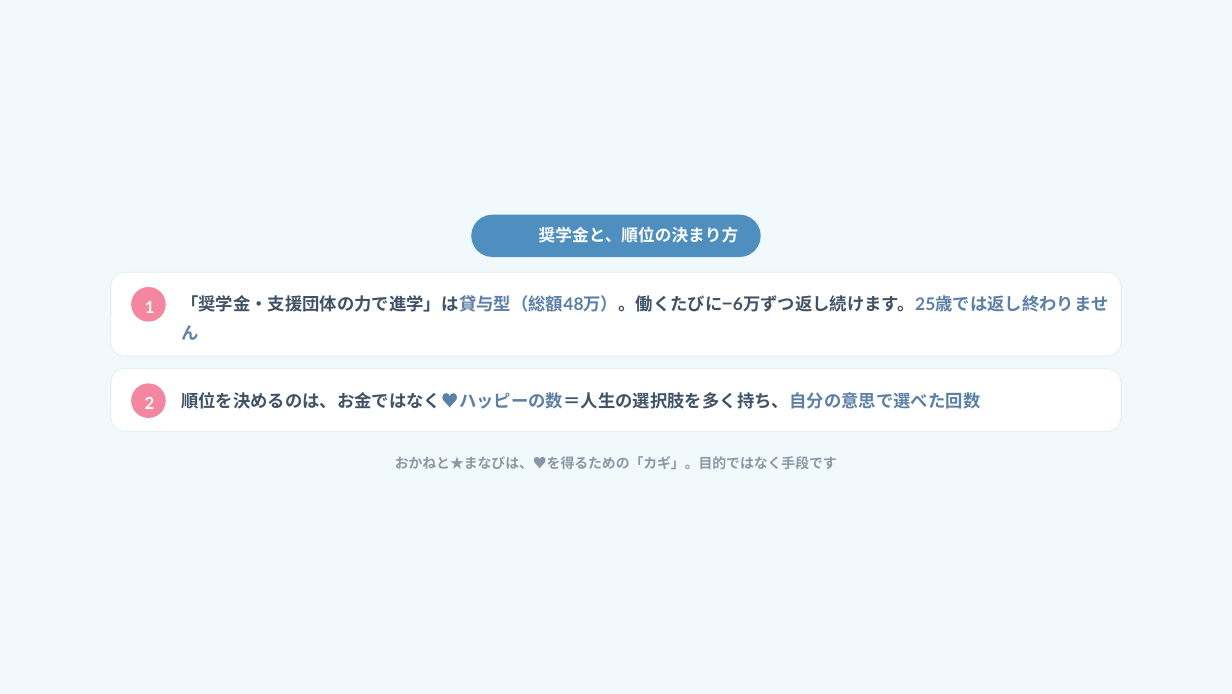
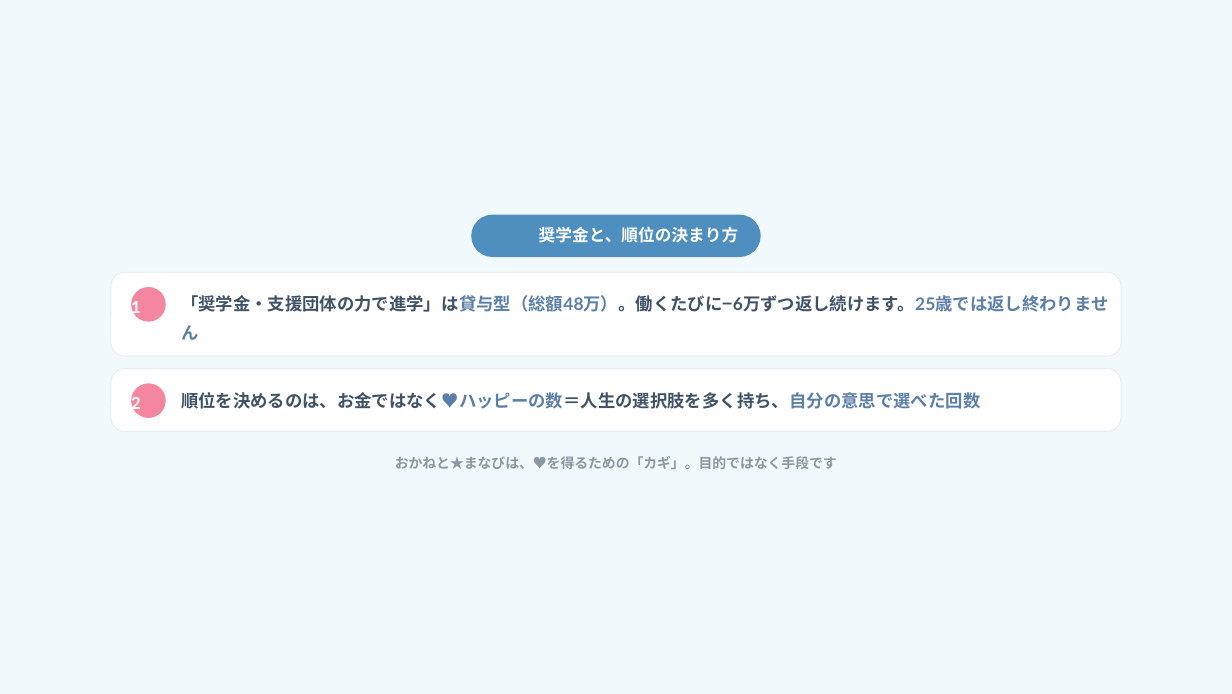
Before and after one commit to arico1101/door-world-short-online, a slide deck: slide 13 of slides.pptx. Drawn at 1232x694 pixels with LibreOffice and Linux fonts; fonts in the diff are those of the drawing; background and template pictures are left out. Boxes give left, top, right and bottom in pixels: in the first picture for what was removed or moved away, otherwise in the second. Text is boxed around its words. In the diff, an @@ line names an element or a change of style, - is before the commit and + after.

```diff
--- a/slides.pptx
+++ b/slides.pptx
@@ text "1" rewrapped from (145,301,155,313) to (131,299,141,317) @@
@@ text "2" rewrapped from (145,397,155,409) to (131,395,141,413) @@
```
Also in this commit, not shown: 11 other slides changed.
